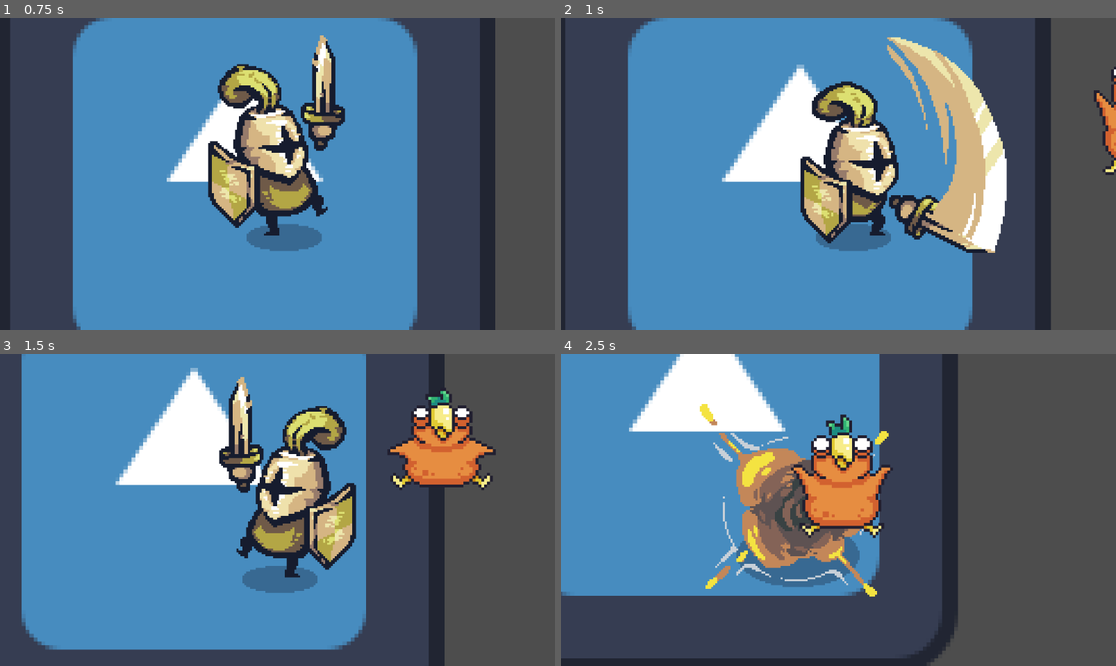
Above: before the commit, frames 1-4 (two rows, left to right).
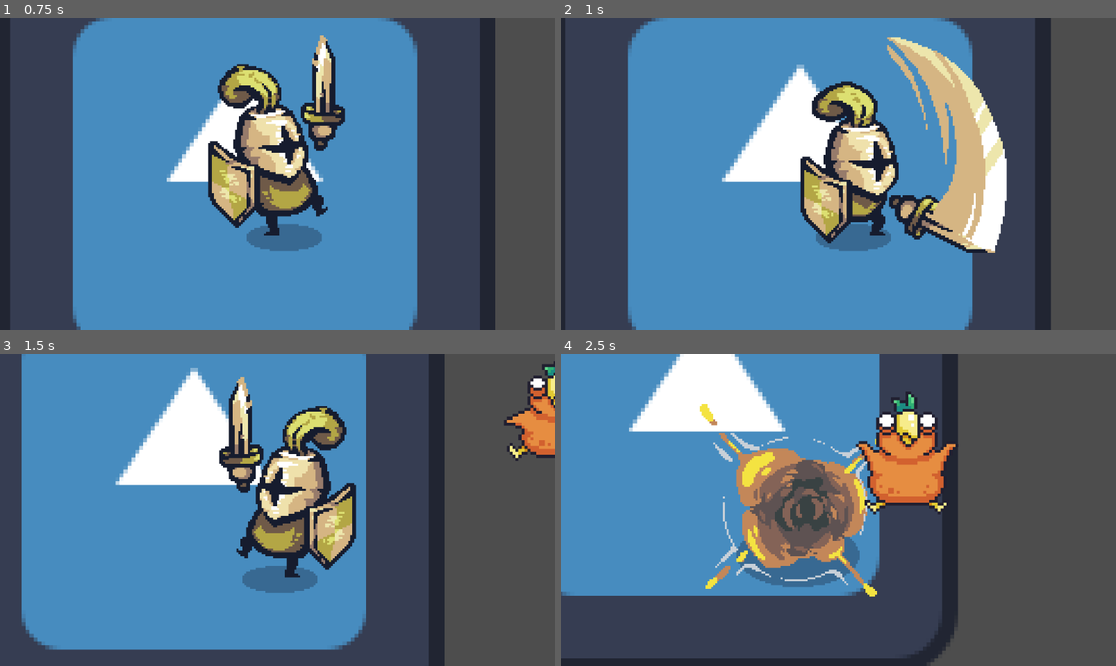
Above: after the commit, the same moments.

Repository: ccxavi/echoes
Game: Godot game, scene res://scenes/game.tscn
The game is run twice, just before and just after one commit, with the same random seed, the same clock (stepped at 60 frames per second) and the same inputs. The engine's default icon, where the game draws it, is replaced by a stand-in: a white triangle on a blue panel in a dark square.
Inputs (mouse positions are in pixels of both pictures, inside the frame that each line leads up to):
- Up to frame 1 (0.75 s): move the mouse to (399, 158) at 0.52 s; hold D (move_right) from 0.53 s (still down); click (399, 158) at 0.6 s
- Up to frame 2 (1 s): keep holding D (move_right)
- Up to frame 3 (1.5 s): move the mouse to (166, 525) at 1.27 s; release D (move_right) at 1.28 s; hold S (move_down) from 1.28 s (still down); click (166, 525) at 1.35 s
- Up to frame 4 (2.5 s): move the mouse to (894, 441) at 2.02 s; release S (move_down) at 2.03 s; hold D (move_right) from 2.03 s (still down); hold E (switch_next) from 2.03 s (still down); click (894, 441) at 2.3 s

Frame 1 is identical in both runs. In frame 2, 0.6% of the frame differs, in the area x 95-100%, y 15-51%; in frame 3, 5.3%; in frame 4, 7.8%, in the area x 41-72%, y 12-60%.

Commit message:
feat: enhance character base class to include universal attacks, separate from the animation

Diff:
--- a/scenes/characters/lancer.tscn
+++ b/scenes/characters/lancer.tscn
@@ -283,13 +283,21 @@
 radius = 28.0
 height = 74.0
 
+[sub_resource type="RectangleShape2D" id="RectangleShape2D_qvwsx"]
+size = Vector2(79, 25.75)
+
 [node name="character" instance=ExtResource("1_caj3b")]
 script = ExtResource("2_qvwsx")
 
 [node name="main_sprite" parent="." index="0"]
 sprite_frames = SubResource("SpriteFrames_p7tjj")
-animation = &"attack_down_diag"
+animation = &"attack_side"
 
 [node name="CollisionShape2D" parent="." index="1"]
 position = Vector2(10, 12)
 shape = SubResource("CapsuleShape2D_qvwsx")
+
+[node name="CollisionShape2D" parent="WeaponPivot/AttackArea" index="0"]
+position = Vector2(80.5, 12.875)
+shape = SubResource("RectangleShape2D_qvwsx")
+debug_color = Color(0.6151023, 0.5257668, 0.31466037, 0.41960785)
--- a/scenes/characters/warrior.tscn
+++ b/scenes/characters/warrior.tscn
@@ -246,7 +246,7 @@
 height = 74.0
 
 [sub_resource type="RectangleShape2D" id="RectangleShape2D_5oo6o"]
-size = Vector2(53.75, 49)
+size = Vector2(53.75, 26.5)
 
 [node name="character" instance=ExtResource("1_oi8ld")]
 
@@ -260,6 +260,6 @@
 shape = SubResource("CapsuleShape2D_5oo6o")
 
 [node name="CollisionShape2D" parent="WeaponPivot/AttackArea" index="0"]
-position = Vector2(51, -6)
+position = Vector2(51, 5.25)
 shape = SubResource("RectangleShape2D_5oo6o")
 debug_color = Color(0.62906164, 0.52095544, 0.28727975, 0.41960785)
--- a/scenes/enemy.tscn
+++ b/scenes/enemy.tscn
@@ -71,7 +71,6 @@
 emitting = false
 amount = 1
 texture = ExtResource("3_4ra3w")
-lifetime = 3.0
 one_shot = true
 explosiveness = 1.0
 randomness = 1.0
--- a/scenes/game.tscn
+++ b/scenes/game.tscn
@@ -116,6 +116,7 @@
 
 [node name="enemies" type="Node2D" parent="."]
 z_index = 5
+position = Vector2(1, 0)
 
 [node name="bird" parent="enemies" instance=ExtResource("8_kvpfn")]
 position = Vector2(214, -45)
--- a/scripts/lancer.gd
+++ b/scripts/lancer.gd
@@ -1,44 +1,31 @@
 extends Character
 
-func start_attack():
-	is_attacking = true
-	velocity = Vector2.ZERO
-
-	var mouse_pos = get_global_mouse_position()
-	var diff = mouse_pos - global_position
-
+# Override the base function to use 8-Directional Logic
+func play_attack_animation(diff: Vector2):
 	var angle = diff.angle()
 	var snapped_angle = snapped(angle, PI / 4.0)
-
-	# Convert radians to simple integer steps (-4 to 4)
-	# 0 = Right, 2 = Down, -2 = Up, 4/-4 = Left
 	var octant = int(round(snapped_angle / (PI / 4.0)))
 
 	match octant:
-		0: # Right (0 degrees)
+		0: # Right
 			play_anim("attack_side")
 			animated_sprite_2d.flip_h = false
-		1: # Down-Right (45 degrees)
+		1: # Down-Right
 			play_anim("attack_down_diag")
 			animated_sprite_2d.flip_h = false
-		2: # Down (90 degrees)
+		2: # Down
 			play_anim("attack_down")
-			# flip_h doesn't matter for pure down, usually
-		3: # Down-Left (135 degrees)
+		3: # Down-Left
 			play_anim("attack_down_diag")
-			animated_sprite_2d.flip_h = true # <--- FLIP!
-		4, -4: # Left (180/-180 degrees)
+			animated_sprite_2d.flip_h = true
+		4, -4: # Left
 			play_anim("attack_side")
-			animated_sprite_2d.flip_h = true # <--- FLIP!
-		-3: # Up-Left (-135 degrees)
+			animated_sprite_2d.flip_h = true
+		-3: # Up-Left
 			play_anim("attack_up_diag")
-			animated_sprite_2d.flip_h = true # <--- FLIP!
-		-2: # Up (-90 degrees)
+			animated_sprite_2d.flip_h = true
+		-2: # Up
 			play_anim("attack_up")
-		-1: # Up-Right (-45 degrees)
+		-1: # Up-Right
 			play_anim("attack_up_diag")
 			animated_sprite_2d.flip_h = false
-
-func _on_animation_finished():
-	if animated_sprite_2d.animation in ["attack_side", "attack_up", "attack_down", "attack_up_diag", "attack_down_diag"]:
-		is_attacking = false
--- a/scripts/player.gd
+++ b/scripts/player.gd
@@ -1,9 +1,9 @@
 class_name Character extends CharacterBody2D
 
 @export var speed = 300.0
+@export var damage = 1 # Add damage var so classes can change it
+
 @onready var animated_sprite_2d: AnimatedSprite2D = $main_sprite
-
-# NEW: Reference the Attack Area
 @onready var weapon_pivot: Node2D = $WeaponPivot
 @onready var attack_area: Area2D = $WeaponPivot/AttackArea
 
@@ -16,34 +16,30 @@
 	if is_attacking:
 		return
 
-	# --- MOVEMENT & FACING ---
+	# --- MOVEMENT ---
 	var direction = Input.get_vector("move_left", "move_right", "move_up", "move_down")
 	velocity = direction * speed
 
+	# --- FACING ---
 	var mouse_pos = get_global_mouse_position()
-
-	# Flip sprite based on mouse
 	if mouse_pos.x < global_position.x:
 		animated_sprite_2d.flip_h = true
 	else:
 		animated_sprite_2d.flip_h = false
 
-	# Animation
+	# --- ANIMATION ---
 	if direction != Vector2.ZERO:
 		play_anim("run")
 	else:
 		play_anim("idle")
 
-	# Attack Input
+	# --- ATTACK ---
 	if Input.is_action_just_pressed("attack"):
 		start_attack()
 
 	move_and_slide()
 
-func play_anim(anim_name: String):
-	if animated_sprite_2d.sprite_frames and animated_sprite_2d.sprite_frames.has_animation(anim_name):
-		animated_sprite_2d.play(anim_name)
-
+# --- CORE ATTACK LOGIC (Shared by everyone) ---
 func start_attack():
 	is_attacking = true
 	velocity = Vector2.ZERO
@@ -51,30 +47,42 @@
 	var mouse_pos = get_global_mouse_position()
 	var diff = mouse_pos - global_position
 
-	# --- 1. ROTATE HITBOX ---
-	# We point the pivot at the mouse so the hitbox faces the right way
+	# 1. ROTATE HITBOX (Always faces mouse 360 degrees)
 	weapon_pivot.look_at(mouse_pos)
 
-	# --- 2. PLAY ANIMATION ---
+	# 2. PLAY ANIMATION (Overridable!)
+	# We pass the mouse direction vector so the child class can decide the sprite
+	play_attack_animation(diff)
+
+	# 3. DELAY FOR IMPACT
+	await get_tree().create_timer(0.2).timeout
+
+	# 4. DETECT ENEMIES
+	var bodies = attack_area.get_overlapping_bodies()
+	for body in bodies:
+		if body.is_in_group("enemy"):
+			# Pass damage and position for knockback
+			if body.has_method("take_damage"):
+				body.take_damage(damage, global_position)
+
+# --- VIRTUAL FUNCTION (Standard 4-Way Logic) ---
+# The Lancer will replace this function with its own version
+func play_attack_animation(diff: Vector2):
 	if abs(diff.y) > abs(diff.x):
-		if diff.y < 0: play_anim("attack_up")
-		else: play_anim("attack_down")
+		if diff.y < 0:
+			play_anim("attack_up")
+		else:
+			play_anim("attack_down")
 	else:
 		play_anim("attack_side")
+		# Flip only for side attacks in the base class
 		animated_sprite_2d.flip_h = (diff.x < 0)
 
-	# --- 3. DELAY FOR IMPACT ---
-	# Wait 0.2 seconds (or however long until your sword swings down)
-	await get_tree().create_timer(0.2).timeout
-
-	# --- 4. DETECT ENEMIES ---
-	# Get everything currently inside the AttackArea
-	var bodies = attack_area.get_overlapping_bodies()
-
-	for body in bodies:
-		if body.is_in_group("enemy"):
-			body.take_damage(1, global_position)
+func play_anim(anim_name: String):
+	if animated_sprite_2d.sprite_frames and animated_sprite_2d.sprite_frames.has_animation(anim_name):
+		animated_sprite_2d.play(anim_name)
 
 func _on_animation_finished():
-	if animated_sprite_2d.animation in ["attack_side", "attack_up", "attack_down"]:
+	# Smart check: If any animation starting with "attack" finishes, unlock movement
+	if animated_sprite_2d.animation.begins_with("attack"):
 		is_attacking = false
Not shown: 1 places in scenes/characters/lancer.tscn that only renumber resources
